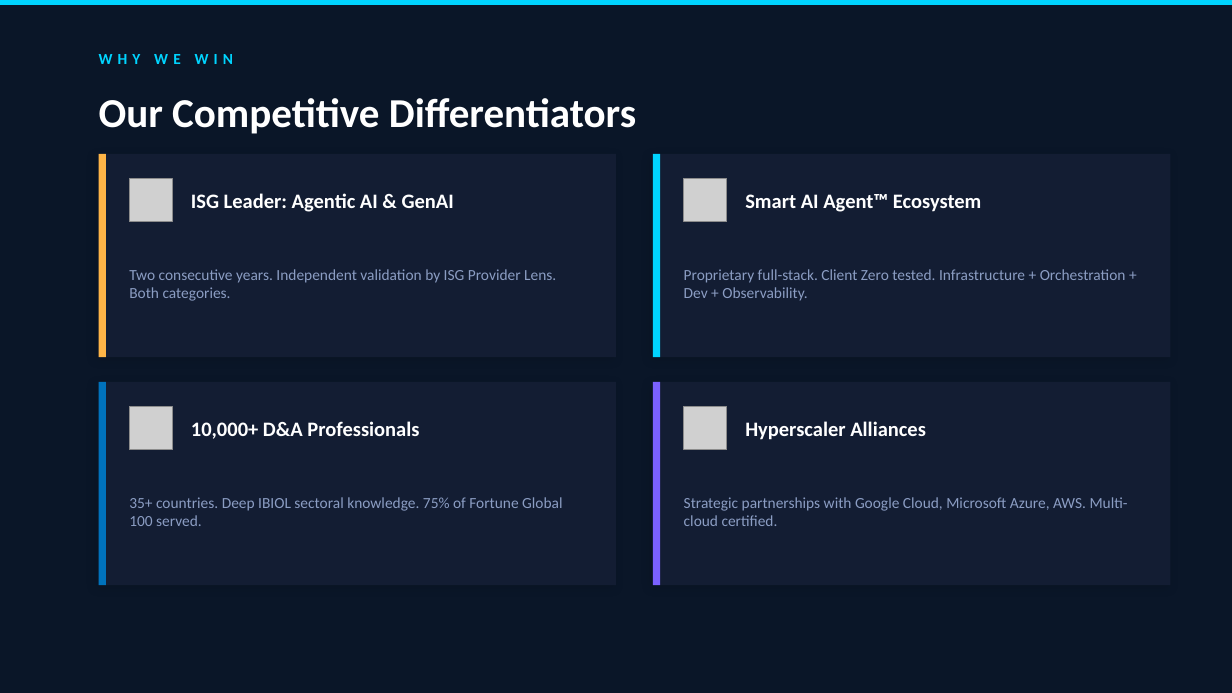
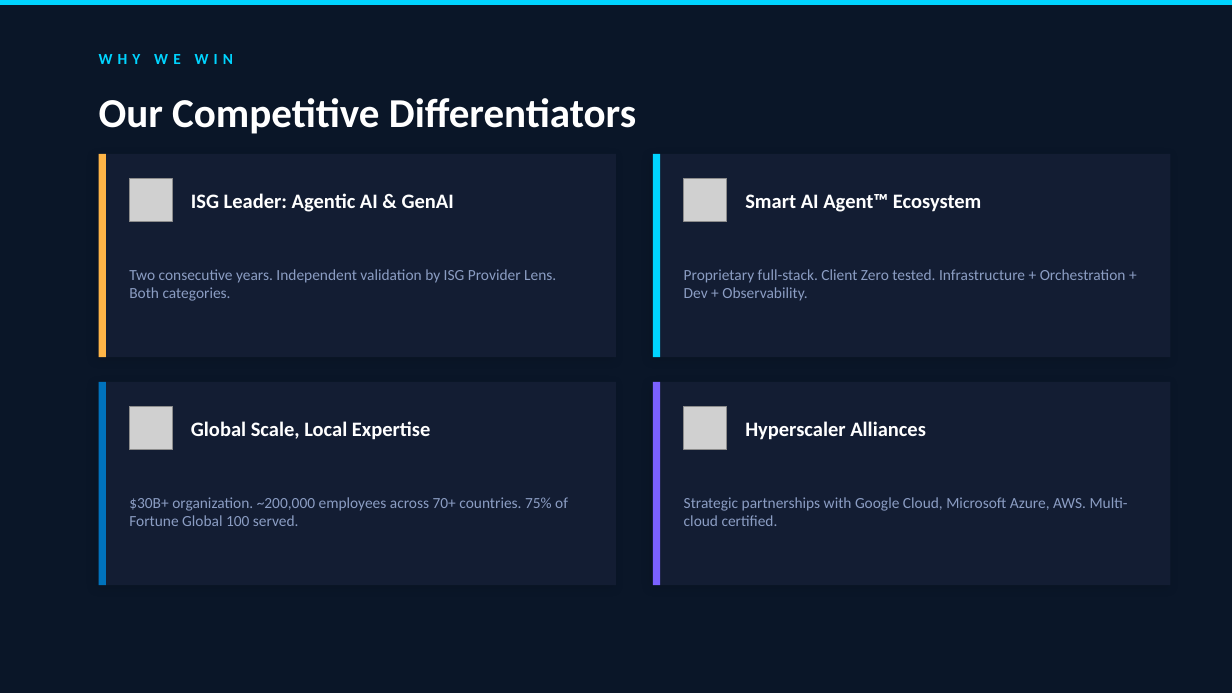
Before and after one commit to ghcastellano/intelligence-at-scale, a slide deck: slide 10 of internal-offering-evolution.pptx. Drawn at 1232x693 pixels with LibreOffice and Linux fonts; fonts in the diff are those of the drawing; grey boxes stand for pictures. Boxes give left, top, right and bottom in pixels: in the first picture for what was removed or moved away, otherwise in the second. Text is boxed around its words. In the diff, an @@ line names an element or a change of style, - is before the commit and + after.

```diff
--- a/internal-offering-evolution.pptx
+++ b/internal-offering-evolution.pptx
@@ text at <box>191,421,431,440</box>: text changed @@
-10,000+ D&A Professionals
+Global Scale, Local Expertise
@@ text at <box>129,497,568,526</box>: text changed @@
-35+ countries. Deep IBIOL sectoral knowledge. 75% of Fortune Global 100 served.
+$30B+ organization. ~200,000 employees across 70+ countries. 75% of Fortune Global 100 served.
```
Also in this commit, not shown: 1 other slide changed, 3 other files.
